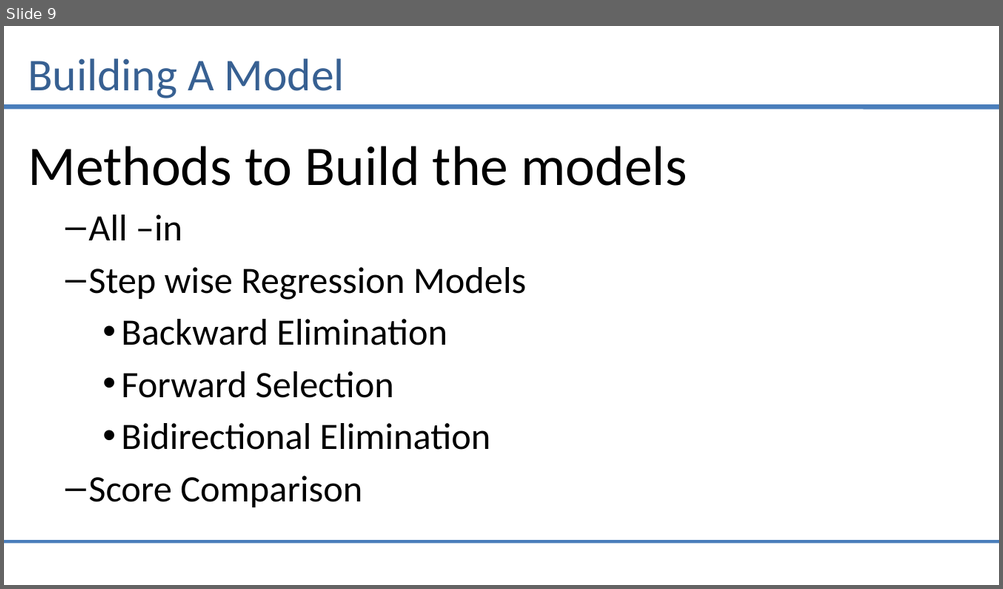
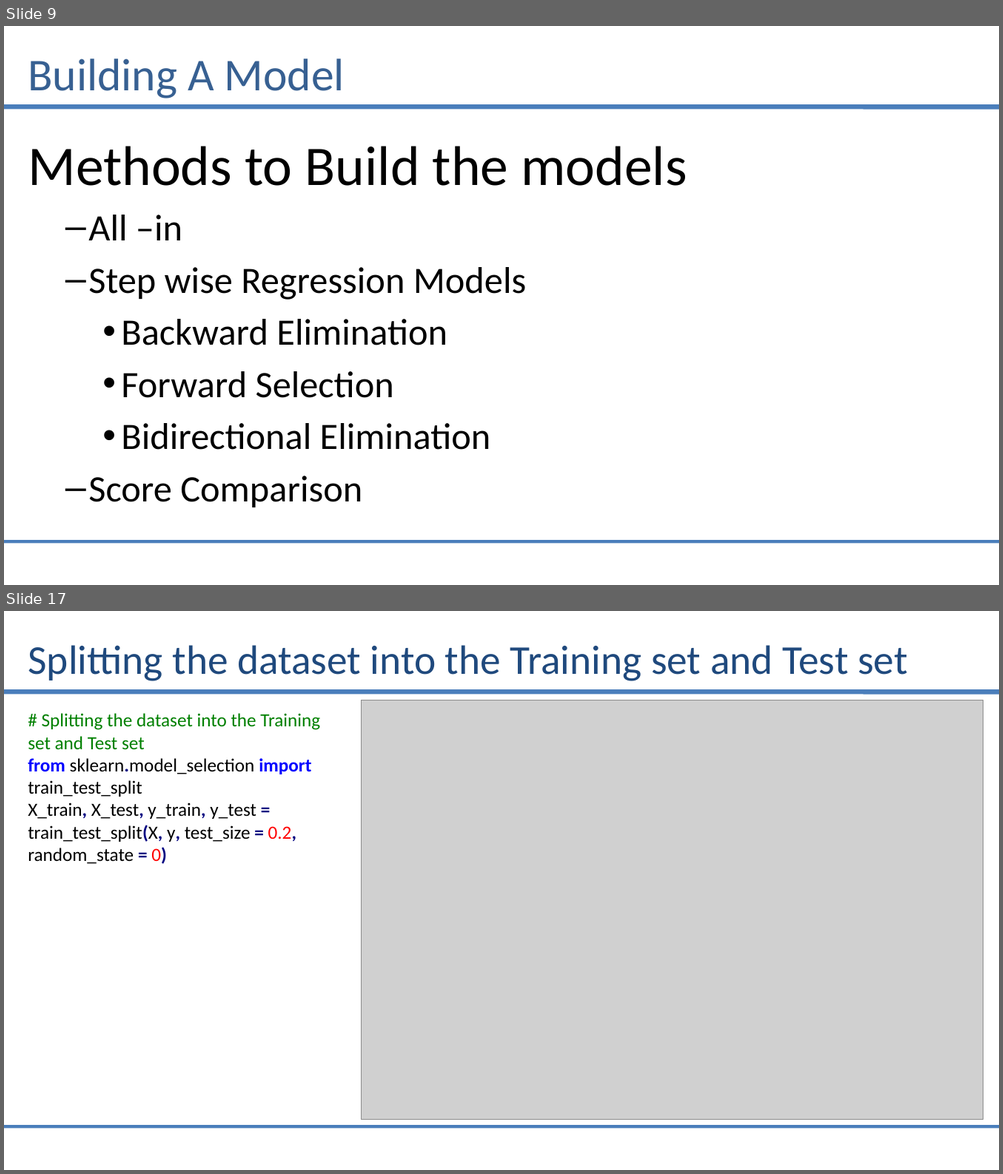
Before and after one commit to saiprasad94/DataSciencePython, a slide deck: Multiple_Linear_Regression/Multiple_linear_Regression.pptx. Shown one above the other, each under a label of ours: slide 9 before the commit, slides 9 and 17 after it; the slides between them are not shown. The pictures are 1003x589 and 1003x1174 pixels, drawn with LibreOffice and Linux fonts; fonts in the diff are those of the drawing; grey boxes stand for pictures. Boxes give left, top, right and bottom in pixels: in the first picture for what was removed or moved away, otherwise in the second. Text is boxed around its words. In the diff, an @@ line names an element or a change of style, - is before the commit and + after.

```diff
--- a/Multiple_Linear_Regression/Multiple_linear_Regression.pptx
+++ b/Multiple_Linear_Regression/Multiple_linear_Regression.pptx
@@ slide 17 added at [4,611,999,1170], background #FFFFFF; not listed: 2 template elements that a slide beside it also shows @@
@@ title added at [28,645,907,681], 39.6 pt, text #1F497D @@
+Splitting the dataset into the Training set and Test set
@@ text added at [28,713,320,864], 18 pt, text #000000 @@
+# Splitting the dataset into the Training set and Test set
+from sklearn.model_selection import train_test_split
+X_train, X_test, y_train, y_test = train_test_split(X, y, test_size = 0.2, random_state = 0)
@@ picture added at [361,700,983,1119] @@
```
Also in this commit, not shown: 3 slides changed, 5 other slides added, 2 slides removed, 1 other file.
